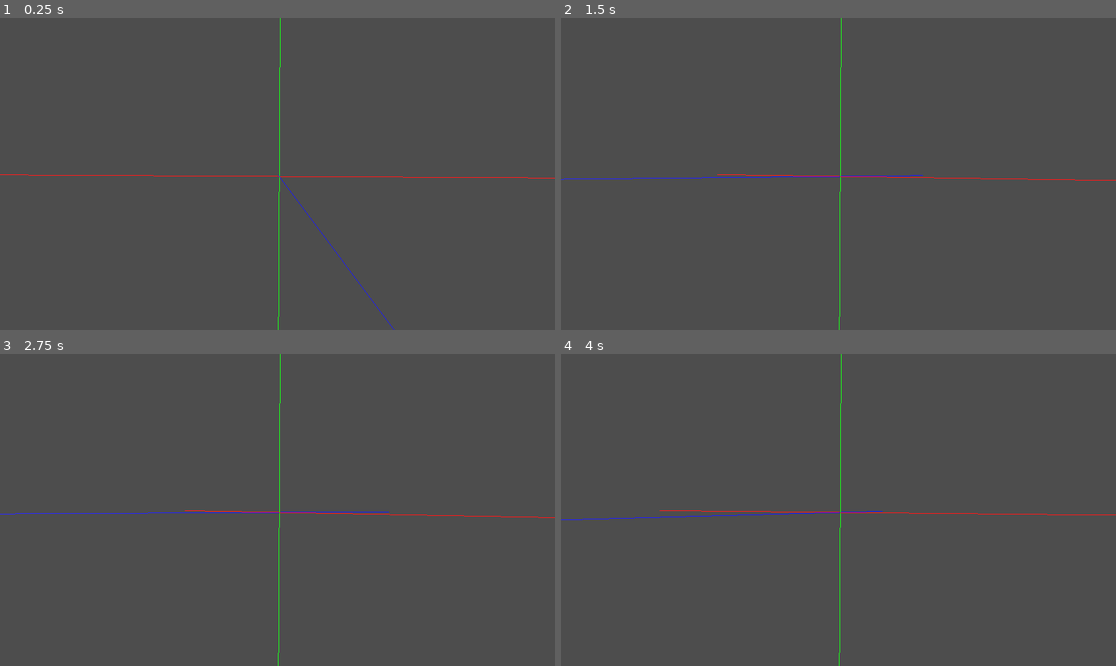
Above: before the commit, frames 1-4 (two rows, left to right).
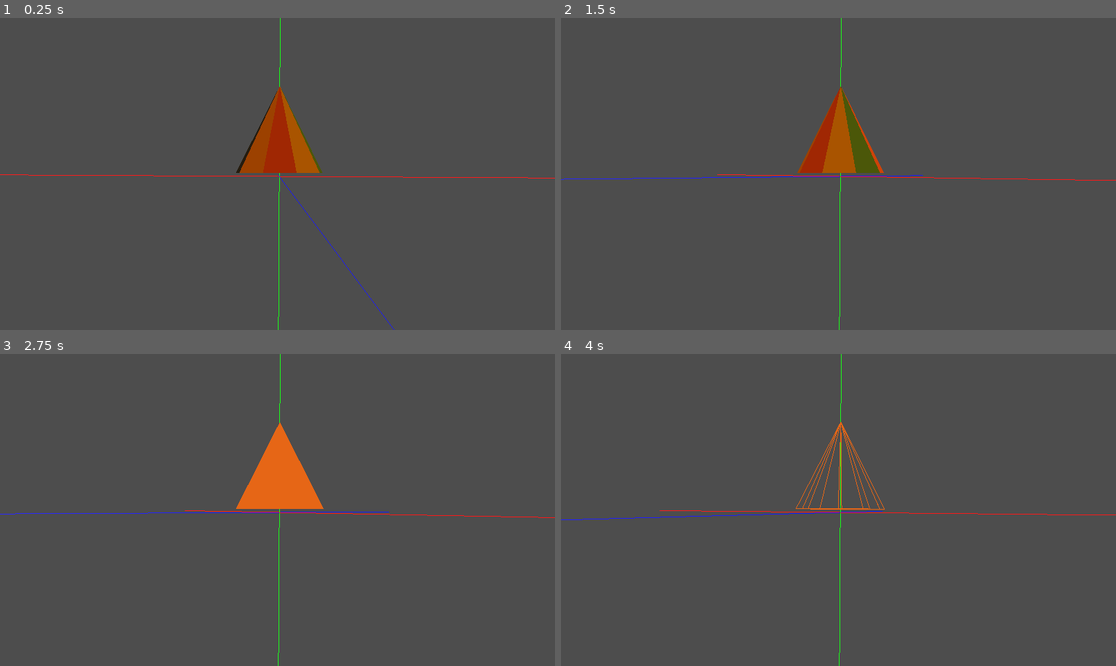
Above: after the commit, the same moments.

Repository: hmoncadao/p2_IG
Game: Godot game, scene res://node_3d.tscn
The game is run twice, just before and just after one commit, with the same random seed, the same clock (stepped at 60 frames per second) and the same inputs.
Inputs:
- Up to frame 1 (0.25 s): no input
- Up to frame 2 (1.5 s): tap Enter at 0.5 s; hold Right (orbitar_derecha) 0.53-1.28 s; tap S (cambiar_sombreado) at 0.6 s; tap M (mostrar_malla, bound only before the commit) at 0.8, 1.35 s; hold Left (orbitar_izquierda) from 1.28 s (still down)
- Up to frame 3 (2.75 s): tap A (visualizador_A, bound only after the commit) at 1.55, 2.1 s; release Left (orbitar_izquierda) at 2.03 s; hold Right (orbitar_derecha) from 2.03 s (still down); tap B (visualizador_B, bound only after the commit) at 2.3 s
- Up to frame 4 (4 s): release Right (orbitar_derecha) at 2.78 s; hold W 2.78-3.53 s; tap B (visualizador_B, bound only after the commit) at 2.85 s; tap C (visualizador_C, bound only after the commit) at 3.05, 3.6 s; tap Space at 3.5 s; hold Left (orbitar_izquierda) from 3.53 s (still down); tap S (cambiar_sombreado) at 3.8 s

The runs differ from the first frame. In frame 1, 2.2% of the frame differs, in the area x 42-59%, y 22-50%; in frame 2, 2.2%; in frame 3, 2.2%; in frame 4, 0.4%.
Error before the commit: Invalid assignment of property or key 'material_override' with value of type 'StandardMaterial3D' on a base object of type 'null instance'. (res://malla_jarron…

Commit message:
Add files via upload

Diff:
--- a/p-2-c-1/cono.gd
+++ b/p-2-c-1/cono.gd
@@ -1,66 +1,77 @@
 extends Node3D
 
-@export var altura := 1.5
-@export var radio := 0.5
-@export var lados := 20
-@export var color := Color(1.0, 0.4, 0.1)
+@export var altura: float = 3
+@export var radio: float = 1.5
+@export var lados: int = 10
 
-var colores := [
-	Color(1, 0, 0), # rojo
-	Color(0, 1, 0), # verde
-	Color(0, 0, 1), # azul
-	Color(1, 1, 0), # amarillo
-	Color(1, 0, 1), # magenta
-	Color(0, 1, 1)  # cian
-]
+# Variables globales
+var cono = MeshInstance3D.new()
+var material = StandardMaterial3D.new()
+var mesh = ArrayMesh.new()
+var visualizador = load("res://visualizador.gd")
 
-var mesh_instance : MeshInstance3D
-var mesh : ArrayMesh
+var acciones := ["visualizador_A", "visualizador_B", "visualizador_C"]
 
-func _ready():
-	# Crear la malla del cono
-	mesh = ArrayMesh.new()
-	var st := SurfaceTool.new()
-	st.begin(Mesh.PRIMITIVE_TRIANGLES)
+# Arrays para vertices, caras y colores
+var vertices = []
+var caras = []
+var colores = []
+var albedo = Color(0.9, 0.4, 0.1, 1.0)
 
-	var vertices: Array[Vector3] = []
-	for i in range(lados):
-		var ang = i * TAU / lados
-		vertices.append(Vector3(radio * cos(ang), 0, radio * sin(ang)))
+func _ready() -> void:
+	var count = 0
+	var px
+	var pz
 
-	var pico = Vector3(0, altura, 0)
-	var centro = Vector3(0, 0, 0)
+	# Crear los vertices de la base
+	while count < lados:
+		px = radio * cos(count * 2 * PI / lados)
+		pz = -radio * sin(count * 2 * PI / lados)
+		vertices.append(Vector3(px, 0, pz))
+		count += 1
 
-	for i in range(lados):
-		st.add_triangle_fan([vertices[i], vertices[(i + 1) % lados], pico])
-	for i in range(lados):
-		st.add_triangle_fan([centro, vertices[(i + 1) % lados], vertices[i]])
+	# Vértice superior del cono
+	vertices.append(Vector3(0, altura, 0))
+	var indice_superior = vertices.size() - 1
 
-	st.generate_normals()
-	st.commit(mesh)
+	count = 0
+	# Caras laterales
+	while count < lados:
+		caras.append(Vector3i((count+1)%lados, count, indice_superior))
+		count += 1
 
-	mesh_instance = Visualizador.mostrar_malla(mesh, color, "pixel", self)
-	print("✅ Cono listo y visible.")
+	# Vertice central de la base
+	vertices.append(Vector3(0,0,0))
+	var indice_central_base = vertices.size() - 1
+
+	count = 0
+	# Caras de la base
+	while count < lados:
+		caras.append(Vector3i(count, (count+1)%lados, indice_central_base))
+		count += 1
+
+	# Colores aleatorios por cara
+	for j in range(caras.size()):
+		colores.append(Color(randf(), randf(), randf()))
+
+	# Material
+	material.albedo_color = albedo
+
+	# Crear la malla usando visualizador
+	cono.mesh = visualizador.malla_coloreada(vertices, caras, colores, material)
+	cono.material_override = material
+
+	add_child(cono)
+
+	var delta = 0
 
 func _process(delta):
-	if Input.is_action_just_pressed("mostrar_malla"):
-		mostrar_malla()
-
-func mostrar_malla():
-	if mesh_instance == null:
-		return
-
-	# Determinar el modo actual y cambiarlo
-	var nuevo_modo := "pixel"
-	if mesh_instance.material_override.shading_mode == BaseMaterial3D.SHADING_MODE_PER_PIXEL:
-		nuevo_modo = "vertex"
-		print("Modo cambiado → Per Vertex (Gouraud)")
-	else:
-		nuevo_modo = "pixel"
-		print("Modo cambiado → Per Pixel (Phong)")
-
-	# Eliminar el nodo anterior para reemplazarlo
-	mesh_instance.queue_free()
-
-	# Crear un nuevo MeshInstance3D usando Visualizador
-	mesh_instance = Visualizador.mostrar_malla(mesh, color, nuevo_modo, self)
+	if Input.is_action_just_pressed("visualizador_A"):
+		cono.mesh = visualizador.malla_coloreada(vertices, caras, colores, material)
+		cono.material_override = material
+	elif Input.is_action_just_pressed("visualizador_B"):
+		cono.mesh = visualizador.malla_iluminacion_plana(vertices, caras, albedo, material)
+		cono.material_override = material
+	elif Input.is_action_just_pressed("visualizador_C"):
+		cono.mesh = visualizador.malla_sombra_suave(vertices, caras, albedo, material)
+		cono.material_override = material
--- /dev/null
+++ b/p-2-c-1/ejes.gd
@@ -0,0 +1,30 @@
+extends Node3D
+
+@export var tam: float = 10.0
+
+func _ready() -> void:
+	var ejes = MeshInstance3D.new()
+	var material = StandardMaterial3D.new()
+	var st = SurfaceTool.new()
+
+	material.vertex_color_use_as_albedo = true
+	st.begin(Mesh.PRIMITIVE_LINES)  # Se pintan líneas
+
+	# Eje X (rojo)
+	st.set_color(Color(1.0, 0.0, 0.0, 1.0))
+	st.add_vertex(Vector3(tam, 0, 0))
+	st.add_vertex(Vector3(-tam, 0, 0))
+
+	# Eje Y (verde)
+	st.set_color(Color(0.0, 1.0, 0.0, 1.0))
+	st.add_vertex(Vector3(0, tam, 0))
+	st.add_vertex(Vector3(0, -tam, 0))
+
+	# Eje Z (azul)
+	st.set_color(Color(0.0, 0.0, 1.0, 1.0))
+	st.add_vertex(Vector3(0, 0, tam))
+	st.add_vertex(Vector3(0, 0, -tam))
+
+	ejes.mesh = st.commit()
+	ejes.material_override = material
+	add_child(ejes)
--- a/p-2-c-1/node_3d.tscn
+++ b/p-2-c-1/node_3d.tscn
@@ -1,13 +1,12 @@
-[gd_scene load_steps=11 format=3 uid="uid://baktoykqeyrch"]
+[gd_scene load_steps=10 format=3 uid="uid://baktoykqeyrch"]
 
 [ext_resource type="Script" uid="uid://bebnm8txynd1q" path="res://node_3d.gd" id="1_a202f"]
-[ext_resource type="Script" uid="uid://cb6qrndo4vba" path="res://e_jes.gd" id="2_noarx"]
+[ext_resource type="Script" uid="uid://cb6qrndo4vba" path="res://ejes.gd" id="2_noarx"]
 [ext_resource type="Script" uid="uid://b6awvx2ctqpyr" path="res://pivote.gd" id="3_a0tk4"]
 [ext_resource type="PackedScene" uid="uid://vo6yhepal4cy" path="res://Cake Birthday.glb" id="4_r3fl7"]
 [ext_resource type="ArrayMesh" uid="uid://kfvtqkjvha27" path="res://model.obj" id="5_jka67"]
-[ext_resource type="Script" uid="uid://dv7qdpwsb0s1o" path="res://piram.gd" id="6_i5arm"]
+[ext_resource type="Script" uid="uid://dv7qdpwsb0s1o" path="res://piramide.gd" id="6_i5arm"]
 [ext_resource type="Script" uid="uid://ch3asoil5se5q" path="res://cono.gd" id="7_wc5p8"]
-[ext_resource type="Script" uid="uid://lvbyqf6i88jl" path="res://malla_jarron.gd" id="8_jsk3o"]
 
 [sub_resource type="CylinderMesh" id="CylinderMesh_noarx"]
 
@@ -44,17 +43,11 @@
 visible = false
 mesh = ExtResource("5_jka67")
 
-[node name="Piram" type="Node3D" parent="."]
-transform = Transform3D(1, 0, 0, 0, 1, 0, 0, 0, 1, 0, 0.11802769, 0)
+[node name="piramide" type="Node3D" parent="."]
+transform = Transform3D(1, 0, 0, 0, 1, 0, 0, 0, 1, 0, 0.005505562, 0)
 visible = false
 script = ExtResource("6_i5arm")
 
 [node name="cono" type="Node3D" parent="."]
 transform = Transform3D(1, 0, 0, 0, 1, 0, 0, 0, 1, 0, 0.11802769, 0)
-visible = false
 script = ExtResource("7_wc5p8")
-
-[node name="jarron" type="Node3D" parent="."]
-
-[node name="malla_jarron" type="MeshInstance3D" parent="jarron"]
-script = ExtResource("8_jsk3o")
--- /dev/null
+++ b/p-2-c-1/piramide.gd
@@ -0,0 +1,70 @@
+extends Node3D
+
+@export var altura := 4
+@export var lado := 2.5
+@export var color := Color(1.0, 0.3, 0.3)
+
+var mesh_instance : MeshInstance3D
+var material : StandardMaterial3D
+
+func _ready():
+	var mesh := ArrayMesh.new()
+	var st := SurfaceTool.new()
+	st.begin(Mesh.PRIMITIVE_TRIANGLES)
+
+	var h = altura / 2.0
+	var l = lado / 2.0
+
+	# Vértices
+	var v = [
+		Vector3(-l, 0, -l),
+		Vector3(l, 0, -l),
+		Vector3(l, 0, l),
+		Vector3(-l, 0, l),
+		Vector3(0, h, 0)
+	]
+
+	# Caras
+	var caras = [
+		[0,1,4],
+		[1,2,4],
+		[2,3,4],
+		[3,0,4],
+		[0,3,2],
+		[0,2,1]
+	]
+
+	for cara in caras:
+		for idx in cara:
+			st.add_vertex(v[idx])
+
+	st.generate_normals()
+	st.commit(mesh)
+
+	mesh_instance = MeshInstance3D.new()
+	mesh_instance.mesh = mesh
+
+	material = StandardMaterial3D.new()
+	material.albedo_color = color
+	material.shading_mode = BaseMaterial3D.SHADING_MODE_PER_PIXEL
+	mesh_instance.material_override = material
+
+	add_child(mesh_instance)
+
+	print("Pirámide lista. Pulsa 'S' para cambiar sombreado.")
+
+func _process(delta):
+	# Detecta acción definida en InputMap
+	if Input.is_action_just_pressed("cambiar_sombreado"):
+		_cambiar_sombreado()
+
+func _cambiar_sombreado():
+	if material == null:
+		return
+
+	if material.shading_mode == BaseMaterial3D.SHADING_MODE_PER_PIXEL:
+		material.shading_mode = BaseMaterial3D.SHADING_MODE_PER_VERTEX
+		print("Modo cambiado = Vertex (Gouraud)")
+	else:
+		material.shading_mode = BaseMaterial3D.SHADING_MODE_PER_PIXEL
+		print("Modo cambiado = Pixel (Phong)")
--- a/p-2-c-1/project.godot
+++ b/p-2-c-1/project.godot
@@ -18,7 +18,6 @@
 [autoload]
 
 Visualizador="*res://visualizador.gd"
-MallaRev="*res://malla_rev.gd"
 
 [input]
 
@@ -57,8 +56,18 @@
 "events": [Object(InputEventKey,"resource_local_to_scene":false,"resource_name":"","device":-1,"window_id":0,"alt_press …(192 unchanged characters)…
 ]
 }
-mostrar_malla={
+visualizador_A={
 "deadzone": 0.2,
-"events": [Object(InputEventKey,"resource_local_to_scene":fa …(140 unchanged characters)… d":false,"keycode":0,"physical_keycode":77,"key_label":0,"unicode":109,"location":0,"echo":false,"script":null)
+"events": [Object(InputEventKey,"resource_local_to_scene":fa …(140 unchanged characters)… d":false,"keycode":0,"physical_keycode":65,"key_label":0,"unicode":97,"location":0,"echo":false,"script":null)
 ]
 }
+visualizador_B={
+"deadzone": 0.2,
+"events": [Object(InputEventKey,"resource_local_to_scene":false,"resource_name":"","device":-1,"window_id":0,"alt_pressed":false,"shift_pressed":false,"ctrl_pressed":false,"meta_pressed":false,"pressed":false,"keycode":0,"physical_keycode":66,"key_label":0,"unicode":66,"location":0,"echo":false,"script":null)
+]
+}
+visualizador_C={
+"deadzone": 0.2,
+"events": [Object(InputEventKey,"resource_local_to_scene":false,"resource_name":"","device":-1,"window_id":0,"alt_pressed":false,"shift_pressed":false,"ctrl_pressed":false,"meta_pressed":false,"pressed":false,"keycode":0,"physical_keycode":67,"key_label":0,"unicode":67,"location":0,"echo":false,"script":null)
+]
+}
--- a/p-2-c-1/visualizador.gd
+++ b/p-2-c-1/visualizador.gd
@@ -1,45 +1,60 @@
 extends Node3D
 
-# Mostrar un MeshInstance3D con diferentes modos de sombreado y opcionalmente colores por cara
-# modo: "phong"/"pixel", "gouraud"/"vertex", "flat"
-# random_colors: si es true, asigna colores distintos por cara
-func mostrar_malla(malla: ArrayMesh, color: Color, modo: String, padre: Node3D, random_colors: bool = false) -> MeshInstance3D:
-	var mat = StandardMaterial3D.new()
-	mat.albedo_color = color
+#Funcion para cerar una malla con colores distintos para cada cara pero sin iluminar
+static func malla_coloreada(vertices: Array, caras: Array, color: Array, material: StandardMaterial3D) -> ArrayMesh:
+	var st = SurfaceTool.new() #SurfaceTool para construir malla
+	# Sin iluminacion
+	material.shading_mode = BaseMaterial3D.SHADING_MODE_UNSHADED
+	material.vertex_color_use_as_albedo = true
 
-	match modo:
-		"phong", "pixel":
-			mat.shading_mode = BaseMaterial3D.SHADING_MODE_PER_PIXEL
-			mat.flags_use_flat_shading = false
-		"gouraud", "vertex":
-			mat.shading_mode = BaseMaterial3D.SHADING_MODE_PER_VERTEX
-			mat.flags_use_flat_shading = false
-		"flat":
-			mat.shading_mode = BaseMaterial3D.SHADING_MODE_PER_PIXEL
-			mat.flags_use_flat_shading = true
+	st.begin(Mesh.PRIMITIVE_TRIANGLES)
 
-	# Si se quieren colores distintos por cara
-	if random_colors:
-		var st := SurfaceTool.new()
-		st.begin(Mesh.PRIMITIVE_TRIANGLES)
+	for i in range(caras.size()):
+		st.set_color(color[i])
+		st.add_vertex(vertices[caras[i][0]])
+		st.add_vertex(vertices[caras[i][1]])
+		st.add_vertex(vertices[caras[i][2]])
 
-		for s in range(malla.get_surface_count()):
-			var arrays = malla.surface_get_arrays(s)
-			var verts = arrays[Mesh.ARRAY_VERTEX]
-			var indices = arrays[Mesh.ARRAY_INDEX]
 
-			for i in range(0, indices.size(), 3):
-				var c = Color(randf(), randf(), randf(), 1.0)
-				for j in range(3):
-					var vi = indices[i + j]
-					st.add_color(c)
-					st.add_vertex(verts[vi])
+	st.generate_normals()
+	return st.commit()  #Generamos la malla final y la devolvemos
 
-		malla = st.commit()
+static func malla_iluminacion_plana(vertices: Array, caras: Array, color: Color, material: StandardMaterial3D) -> ArrayMesh:
+	var st = SurfaceTool.new()
 
-	var inst = MeshInstance3D.new()
-	inst.mesh = malla
-	inst.material_override = mat
-	padre.add_child(inst)
+	# Material para iluminación plana
+	material = StandardMaterial3D.new()
+	material.albedo_color = color
+	material.shading_mode = BaseMaterial3D.SHADING_MODE_UNSHADED
+	material.vertex_color_use_as_albedo = false  # Usamos iluminación
+	material.cull_mode = BaseMaterial3D.CULL_BACK
 
-	return inst
+	st.begin(Mesh.PRIMITIVE_TRIANGLES)
+	for i in range(caras.size()):
+		st.add_vertex(vertices[caras[i][0]])
+		st.add_vertex(vertices[caras[i][1]])
+		st.add_vertex(vertices[caras[i][2]])
+
+	st.generate_normals()
+	return st.commit()
+
+
+static func malla_sombra_suave(vertices: Array, caras: Array, color: Color, material: StandardMaterial3D) -> ArrayMesh:
+	var st = SurfaceTool.new()
+
+	# Material con iluminación
+	material = StandardMaterial3D.new()
+	material.albedo_color = color
+	material.vertex_color_use_as_albedo = false
+
+	st.begin(Mesh.PRIMITIVE_TRIANGLES)
+
+	for cara in caras:
+		# Normal de la cara
+		var n = ((vertices[cara[1]] - vertices[cara[0]]).cross(vertices[cara[2]] - vertices[cara[0]])).normalized()
+		st.set_normal(n)
+		st.add_vertex(vertices[cara[0]])
+		st.add_vertex(vertices[cara[1]])
+		st.add_vertex(vertices[cara[2]])
+
+	return st.commit()
Not shown, added: p-2-c-1/ejes.gd.uid
Not shown, added: p-2-c-1/piramide.gd.uid
